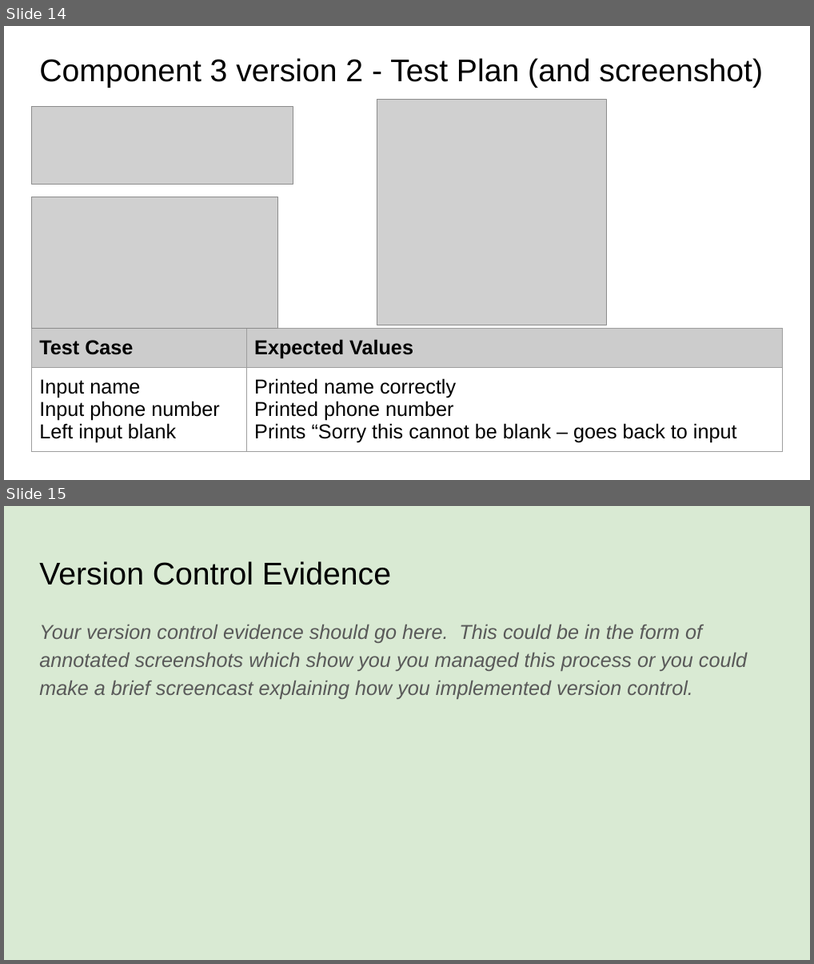
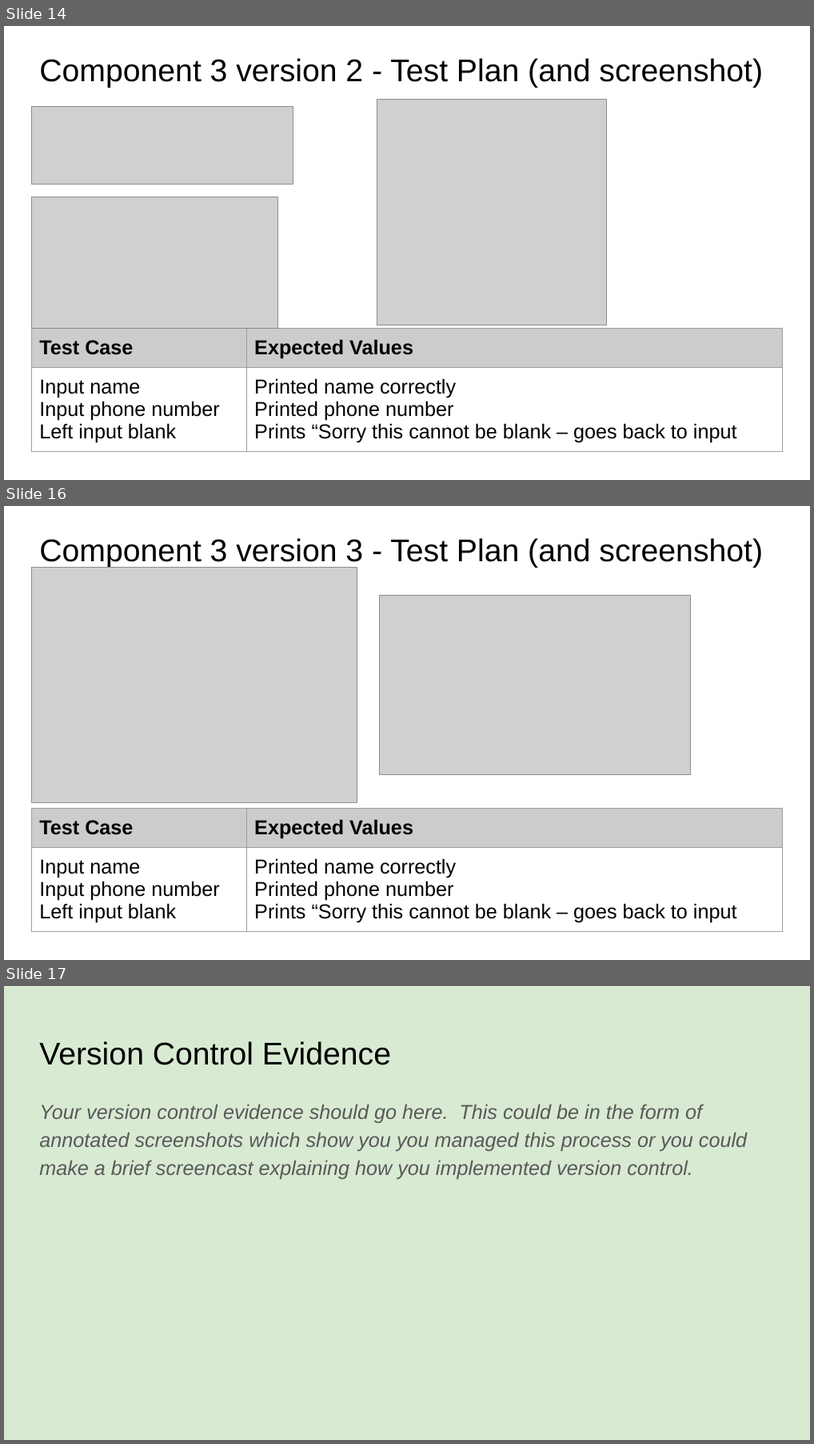
Before and after one commit to danielpereira16/pizzabot, a slide deck: 022_91893+_+91897+Documentation.pptx. Shown one above the other, each under a label of ours: slides 14 and 15 before the commit, slides 14, 16 and 17 after it; the slides between them are not shown. The pictures are 814x964 and 814x1444 pixels, drawn with LibreOffice and Linux fonts; fonts in the diff are those of the drawing; grey boxes stand for pictures. Boxes give left, top, right and bottom in pixels: in the first picture for what was removed or moved away, otherwise in the second. Text is boxed around its words. In the diff, an @@ line names an element or a change of style, - is before the commit and + after.

Commit message:
Added customer details dictionary
Added a dictionary to store customer details
Name
Phone

```diff
--- a/022_91893+_+91897+Documentation.pptx
+++ b/022_91893+_+91897+Documentation.pptx
@@ slide 16 added at bbox=[4, 506, 810, 960], background #FFFFFF @@
@@ title added at bbox=[39, 538, 763, 568], 28 pt, text #000000 @@
+Component 3 version 3 - Test Plan (and screenshot)
@@ picture added at bbox=[31, 568, 358, 803] @@
@@ picture added at bbox=[380, 595, 691, 775] @@
@@ table added at bbox=[31, 808, 783, 937], 2 rows, 2 columns @@
+Test Case | Expected Values
+Input name / Input phone number / Left input blank | Printed name correctly / Printed phone number / Prints “Sorry this cannot be blank – goes back to input
@@ what was slide 15 is now slide 17 @@
```
Also in this commit, not shown: 1 other slide added, 2 other files.
